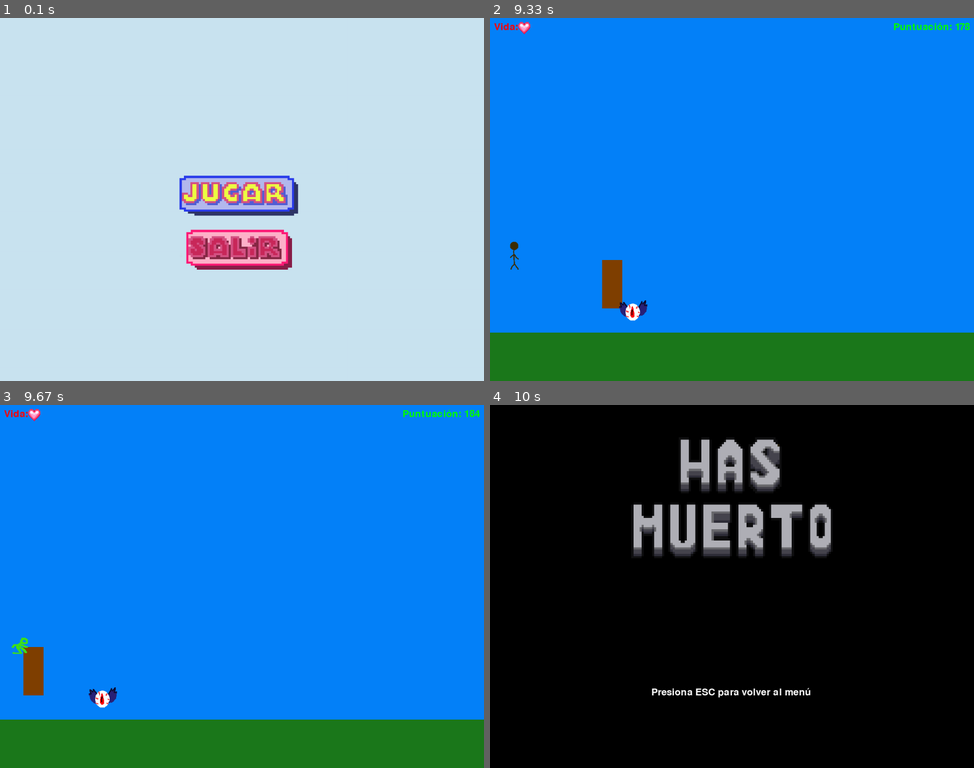
Above: before the commit, frames 1-4 (two rows, left to right).
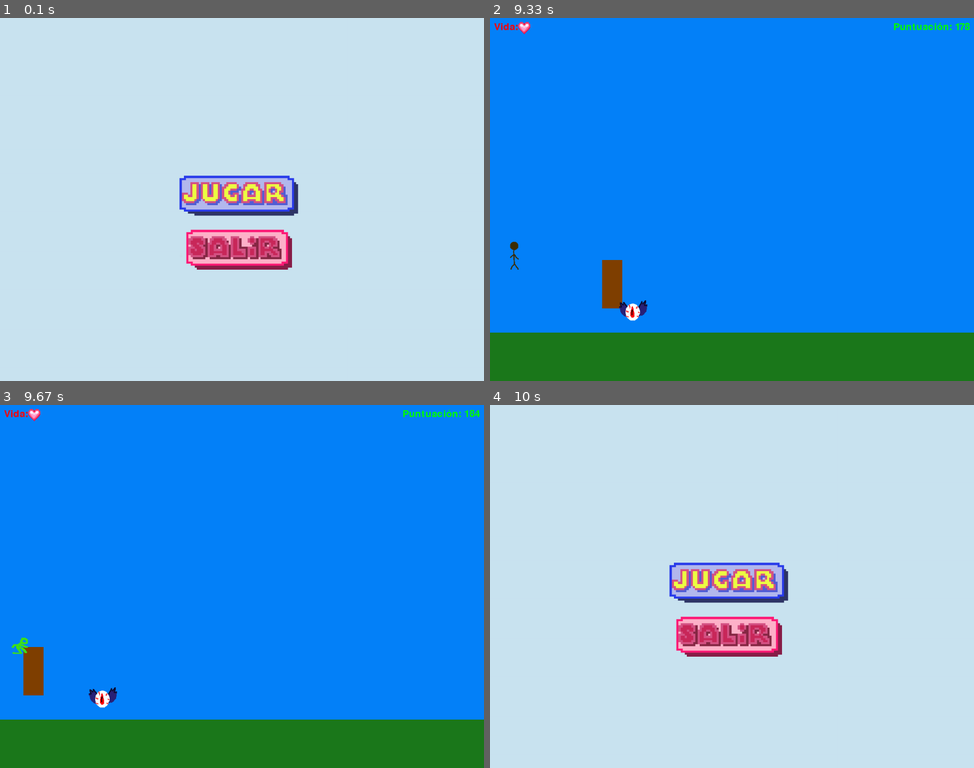
Above: after the commit, the same moments.

Repository: Jol-XD/Corre-Paco-Corre
Game: pygame game, started from proyecto/Juego(test-Jack).py
Two runs of this game, one before a commit and one after it. Both use one fixed random seed, a clock stepped at 60 frames per second and the inputs below.
Inputs (mouse positions are in pixels of both pictures, inside the frame that each line leads up to):
- Up to frame 1 (0.1 s): no input
- Up to frame 2 (9.33 s): click (727, 195) at 0.38 s; hold Up 0.67-1.13 s; tap Space at 1.17 s; hold Down 1.5-1.8 s; hold Up 1.83-2.2 s; hold Up 2.63-2.93 s; hold Up 4.77-5.13 s; hold Up 5.57-5.87 s; hold Up 7.03-7.33 s; hold Up from 9.17 s (still down)
- Up to frame 3 (9.67 s): release Up at 9.53 s; hold Down from 9.57 s (still down)
- Up to frame 4 (10 s): release Down at 9.93 s; hold Up from 9.97 s (still down)

Frames 1-3 are identical in both runs. In frame 4, 100% of the frame differs, in the area x 0-100%, y 0-100%.

Commit message:
ultima puntucaion al morir

Diff:
--- a/proyecto/Juego(test-Jack).py
+++ b/proyecto/Juego(test-Jack).py
@@ -422,11 +422,18 @@
     pantalla.fill(NEGRO)
     surface.blit(has_muerto_image, (350, 80))
 
-    # Dibujar un mensaje en la pantalla
-    font = pygame.font.Font(None, 36)
-    texto = font.render("Presiona ESC para volver al menú", True, BLANCO)
+    # Dibujar la puntuación actual del jugador con fuente Arial Black
+    font = pygame.font.SysFont("arialblack", 40)
+    texto_puntuacion = font.render(f"Puntuación: {puntuacion}", True, BLANCO)
+    texto_puntuacion_rect = texto_puntuacion.get_rect()
+    texto_puntuacion_rect.topleft = (500, 600)  # Ajusta la posición del mensaje de puntuación
+    surface.blit(texto_puntuacion, texto_puntuacion_rect)
+
+    # Dibujar un mensaje en la pantalla con un tamaño de fuente de 50
+    font_mensaje = pygame.font.SysFont("arialblack", 45)
+    texto = font_mensaje.render("Presiona cualquier tecla para volver al menú", True, BLANCO)
     texto_rect = texto.get_rect()
-    texto_rect.topleft = (400, 700)
+    texto_rect.topleft = (295, 700)
     surface.blit(texto, texto_rect)
 
     pygame.display.update()
@@ -437,8 +444,11 @@
             if event.type == pygame.QUIT:
                 run = False
                 muerto = False
-            if event.type == pygame.KEYDOWN and event.key == pygame.K_ESCAPE:
+            if event.type == pygame.KEYDOWN:
                 muerto = False
+
+
+
 
 def reiniciar_juego():
     global puntuacion
